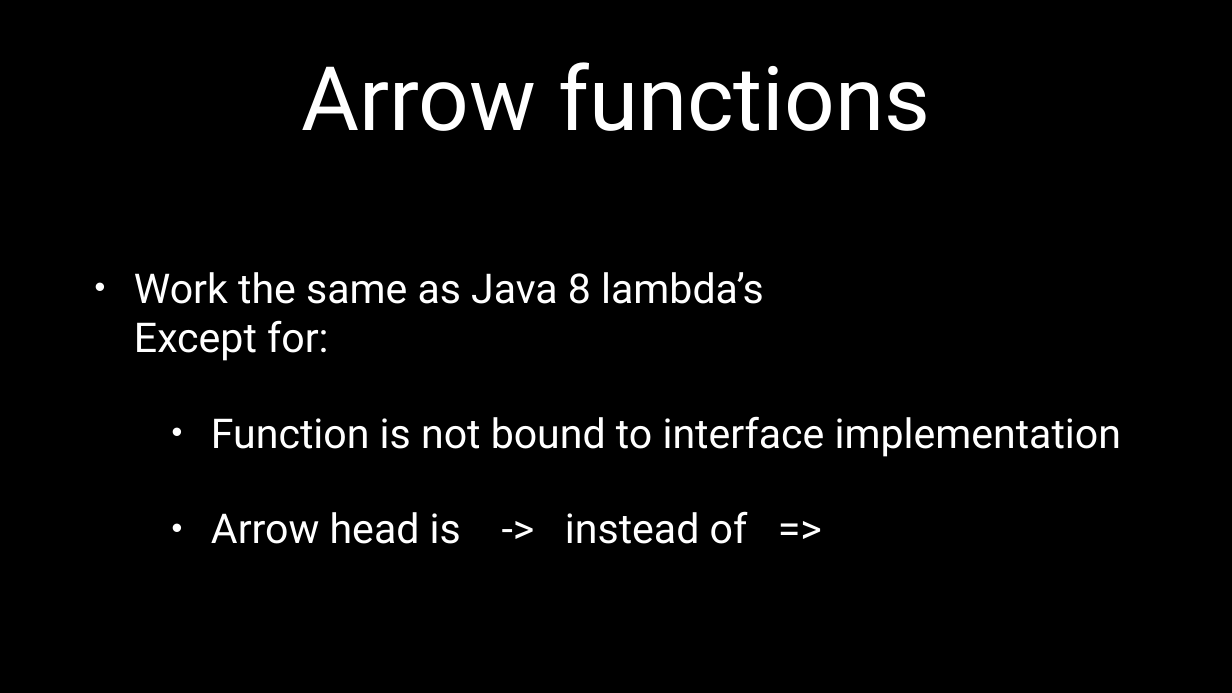
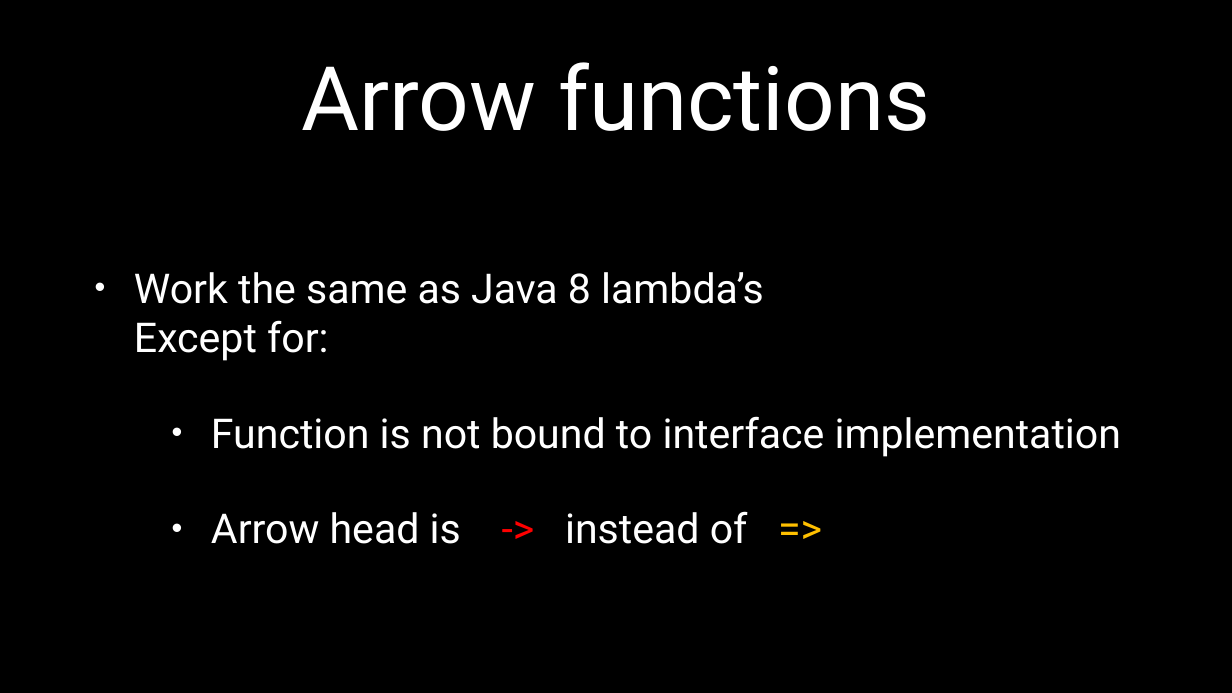
Before and after one commit to petereijgermans11/frontend-cursus, a slide deck: slide 15 of frontend-cursus/ 4 - ECMAScript 6 node-browser.pptx. Drawn at 1232x693 pixels with LibreOffice and Linux fonts; fonts in the diff are those of the drawing. Boxes give left, top, right and bottom in pixels: in the first picture for what was removed or moved away, otherwise in the second. Text is boxed around its words. In the diff, an @@ line names an element or a change of style, - is before the commit and + after.

```diff
--- a/frontend-cursus/ 4 - ECMAScript 6 node-browser.pptx
+++ b/frontend-cursus/ 4 - ECMAScript 6 node-browser.pptx
@@ text at [211, 511, 748, 544]: text colour #FFFFFF to #FF0000 in "->"; text colour #FFFFFF to #FFC000 in "=>" @@
```
Also in this commit, not shown: 6 other slides changed, 2 slides added, 1 other file.
